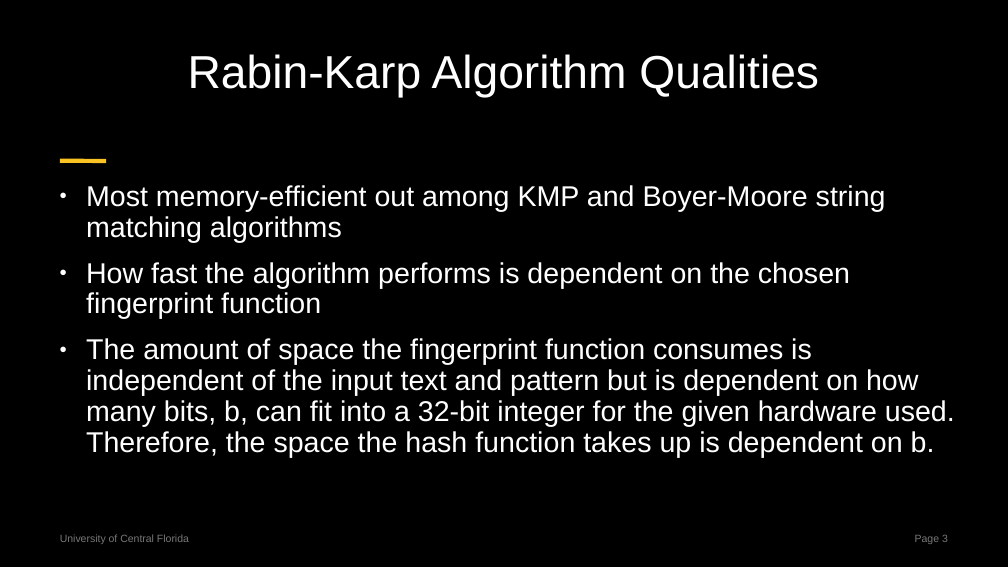
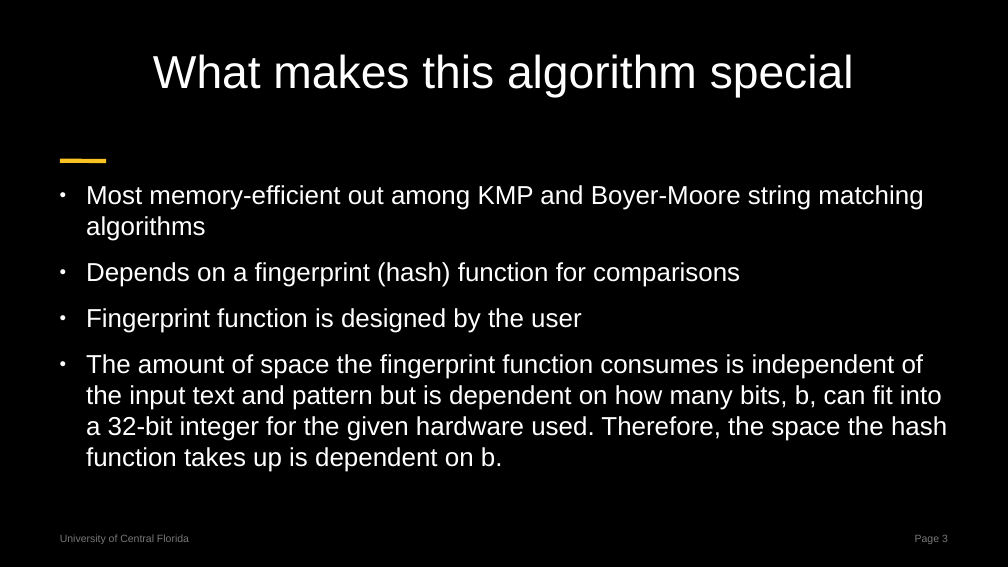
Before and after one commit to centuryhopper/Fall2022CourseContents, a slide deck: slide 3 of CAP6515/paper_presentation_files/rabin-karp-presentation.pptx. Drawn at 1008x567 pixels with LibreOffice and Linux fonts; fonts in the diff are those of the drawing. Boxes give left, top, right and bottom in pixels: in the first picture for what was removed or moved away, otherwise in the second. Text is boxed around its words. In the diff, an @@ line names an element or a change of style, - is before the commit and + after.

```diff
--- a/CAP6515/paper_presentation_files/rabin-karp-presentation.pptx
+++ b/CAP6515/paper_presentation_files/rabin-karp-presentation.pptx
@@ title at (153, 54, 854, 97): text changed @@
-Rabin-Karp Algorithm Qualities
+What makes this algorithm special
@@ text at (86, 185, 947, 472): size 27.2 to 24.6 pt in "Most memory-efficient out among KMP and Boyer-Moore ...", "The amount of space the fingerprint function ..."; line spacing 0.9 to 1 @@
@@ text at (86, 262, 740, 333): text changed; size 27.2 to 24.6 pt @@
-● How fast the algorithm performs is dependent on the chosen fingerprint function
+● Depends on a fingerprint (hash) function for comparisons
+● Fingerprint function is designed by the user
```
Also in this commit, not shown: 11 other slides changed, 2 slides removed.
